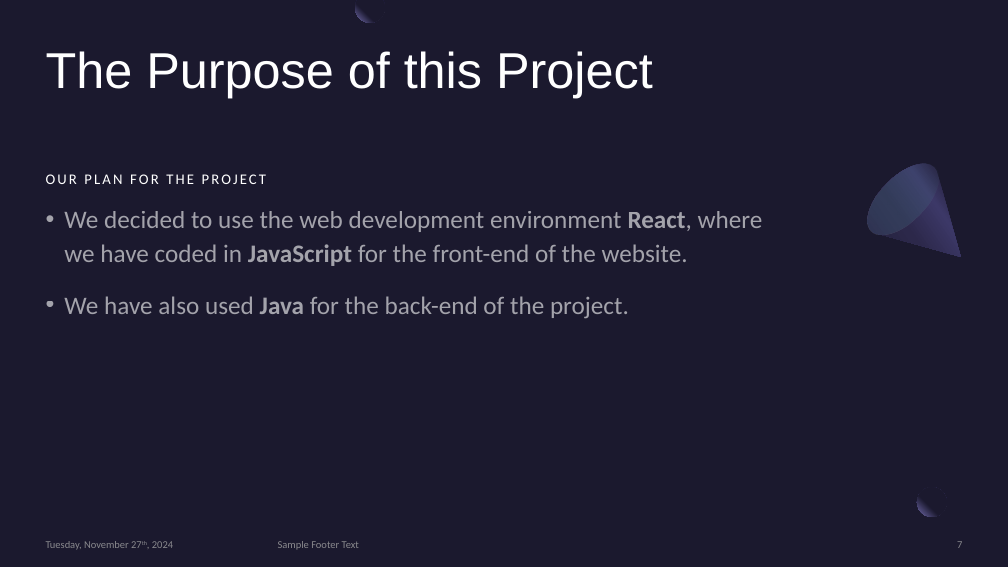
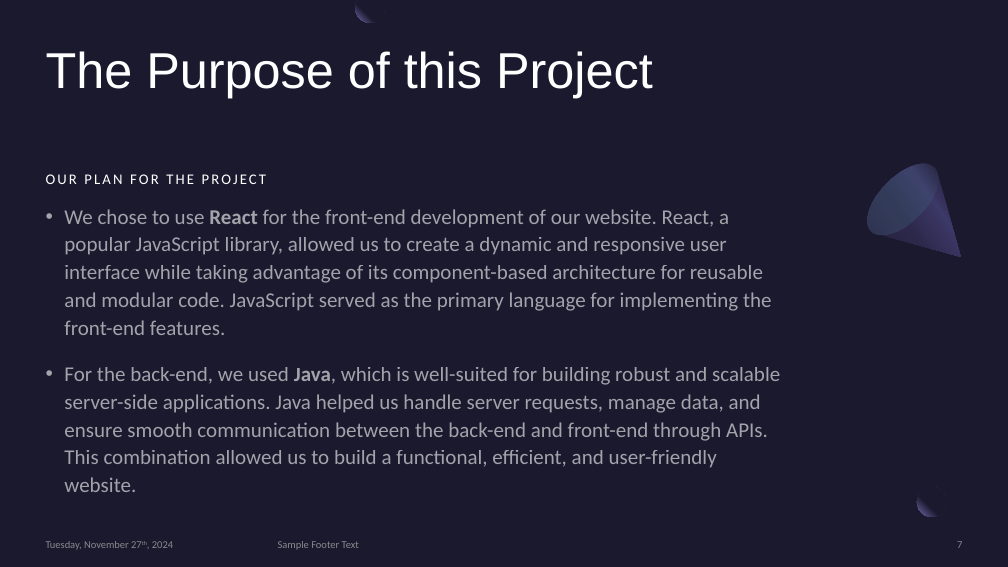
Before and after one commit to Edward-Pratt/2024NovHackathon, a slide deck: slide 7 of res/Smart Budget Presentation.pptx. Drawn at 1008x567 pixels with LibreOffice and Linux fonts; fonts in the diff are those of the drawing. Boxes give left, top, right and bottom in pixels: in the first picture for what was removed or moved away, otherwise in the second. Text is boxed around its words. In the diff, an @@ line names an element or a change of style, - is before the commit and + after.

Commit message:
powerpoint commit

```diff
--- a/res/Smart Budget Presentation.pptx
+++ b/res/Smart Budget Presentation.pptx
@@ text at (64,209,780,492): text changed; size 24 to 20 pt @@
-• We decided to use the web development environment React, where we have coded in JavaScript for the front-end of the website.
-• We have also used Java for the back-end of the project.
+• We chose to use React for the front-end development of our website. React, a popular JavaScript library, allowed us to create a dynamic and responsive user interface while taking advantage of its component-based architecture for reusable and modular code. JavaScript served as the primary language for implementing the front-end features.
+• For the back-end, we used Java, which is well-suited for building robust and scalable server-side applications. Java helped us handle server requests, manage data, and ensure smooth communication between the back-end and front-end through APIs. This combination allowed us to build a functional, efficient, and user-friendly website.
```
Also in this commit, not shown: 3 other slides changed, 2 slides added, 3 slides removed, 1 other file.
